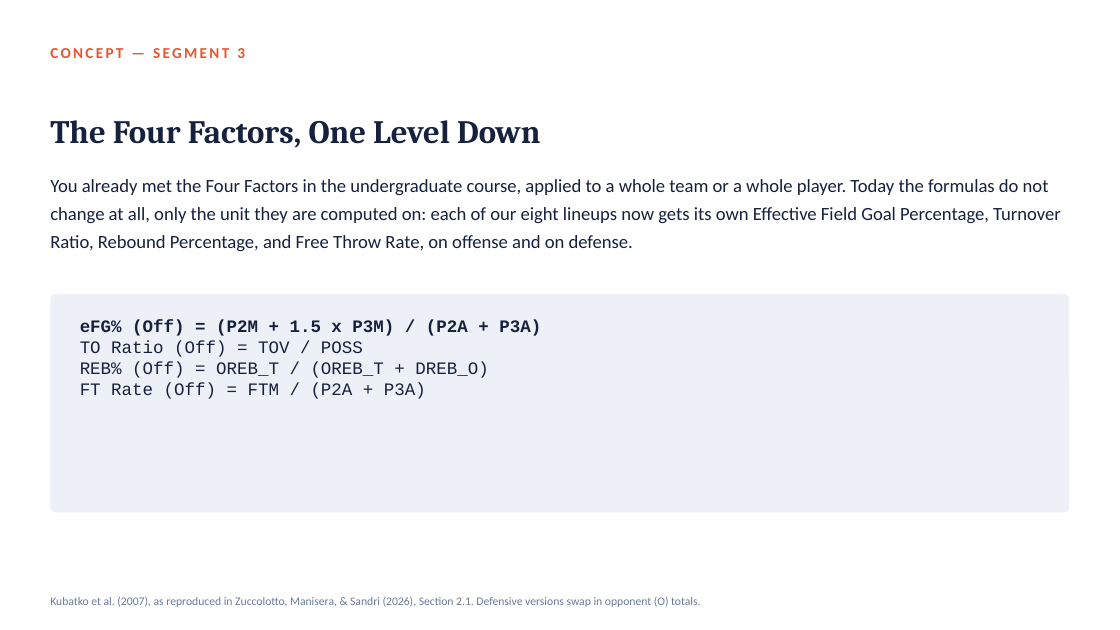
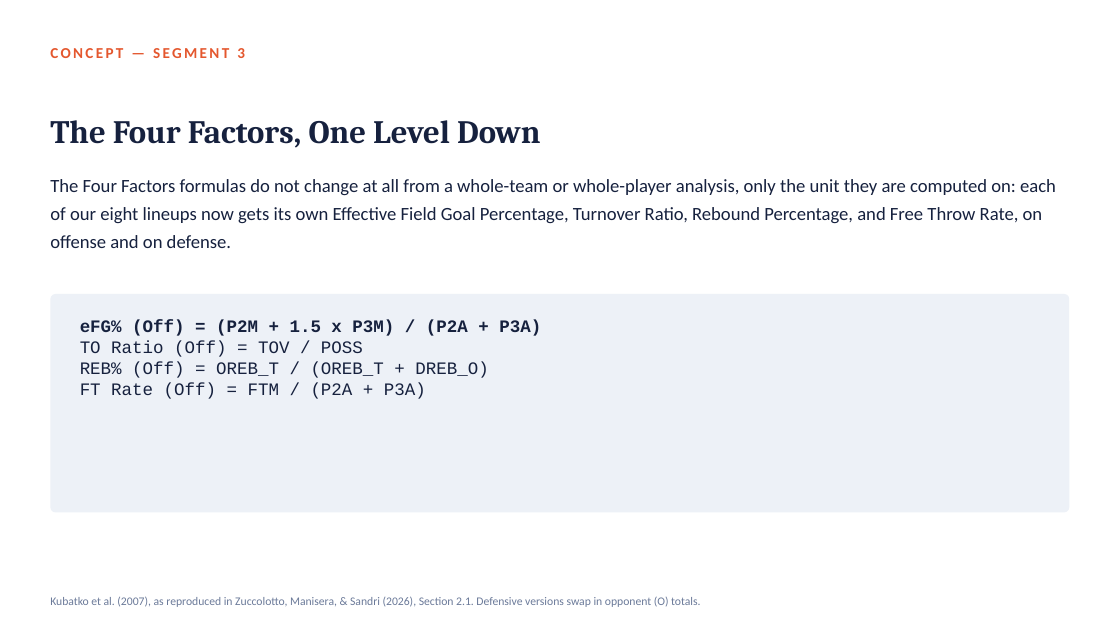
Before and after one commit to fmurital/Teaching-Curriculum, a slide deck: slide 21 of Sports-Analytics-Graduate/02_Beyond_Individual_Skills_Lineups_and_Combinations/Lecture_Slides/Module02_Beyond_Individual_Skills_Lineups_and_Combinations.pptx. Drawn at 1120x630 pixels with LibreOffice and Linux fonts; fonts in the diff are those of the drawing. Boxes give left, top, right and bottom in pixels: in the first picture for what was removed or moved away, otherwise in the second. Text is boxed around its words. In the diff, an @@ line names an element or a change of style, - is before the commit and + after.

Commit message:
Correct graduate course: build syllabus/schedule/admin, switch to course-wide Assignments/Midterm/Final structure, remove per-module homework, fix video policy and cross-course references in Modules 1-2

```diff
--- a/Sports-Analytics-Graduate/02_Beyond_Individual_Skills_Lineups_and_Combinations/Lecture_Slides/Module02_Beyond_Individual_Skills_Lineups_and_Combinations.pptx
+++ b/Sports-Analytics-Graduate/02_Beyond_Individual_Skills_Lineups_and_Combinations/Lecture_Slides/Module02_Beyond_Individual_Skills_Lineups_and_Combinations.pptx
@@ text at (50, 179, 1056, 248): text changed @@
-You already met the Four Factors in the undergraduate course, applied to a whole team or a whole player. Today the formulas do not change at all, only the unit they are computed on: each of our eight lineups now gets its own Effective Field Goal Percentage, Turnover Ratio, Rebound Percentage, and Free Throw Rate, on offense and on defense.
+The Four Factors formulas do not change at all from a whole-team or whole-player analysis, only the unit they are computed on: each of our eight lineups now gets its own Effective Field Goal Percentage, Turnover Ratio, Rebound Percentage, and Free Throw Rate, on offense and on defense.
```
Also in this commit, not shown: 4 other slides changed, 1 slide removed, 16 other files.
